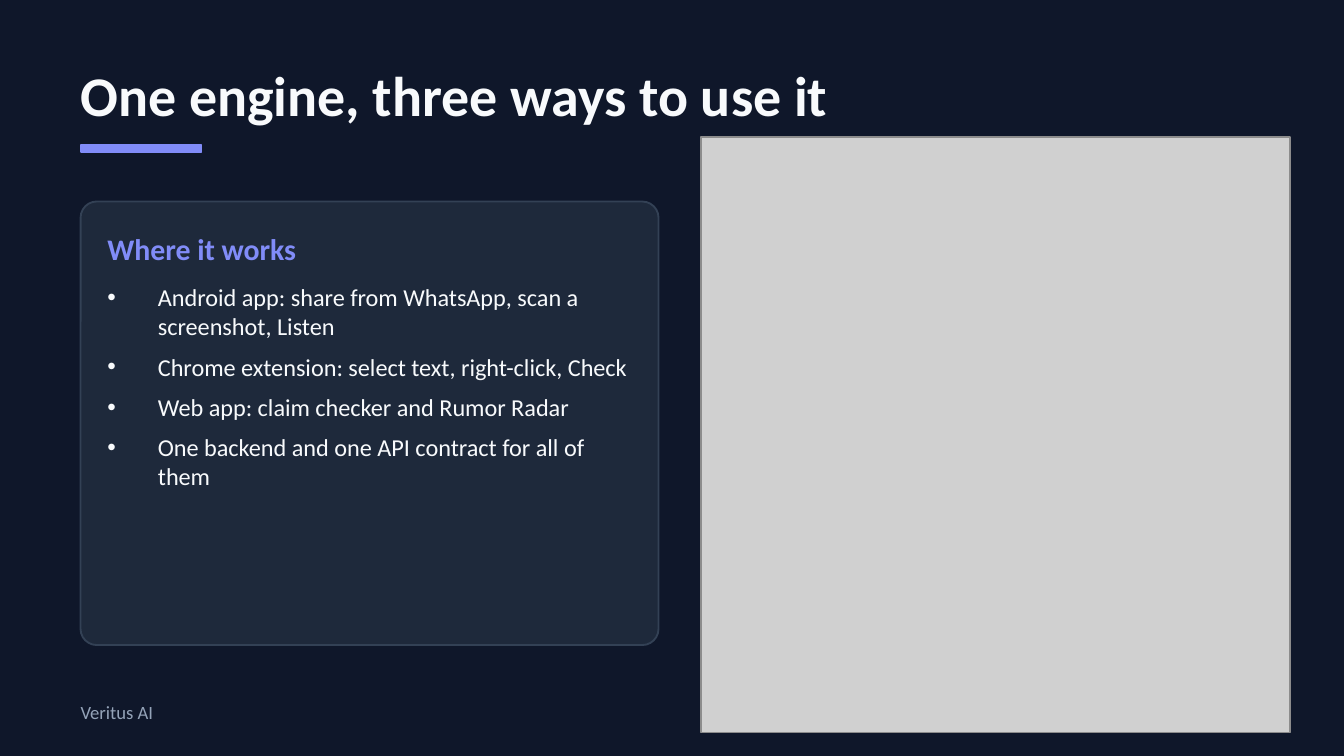
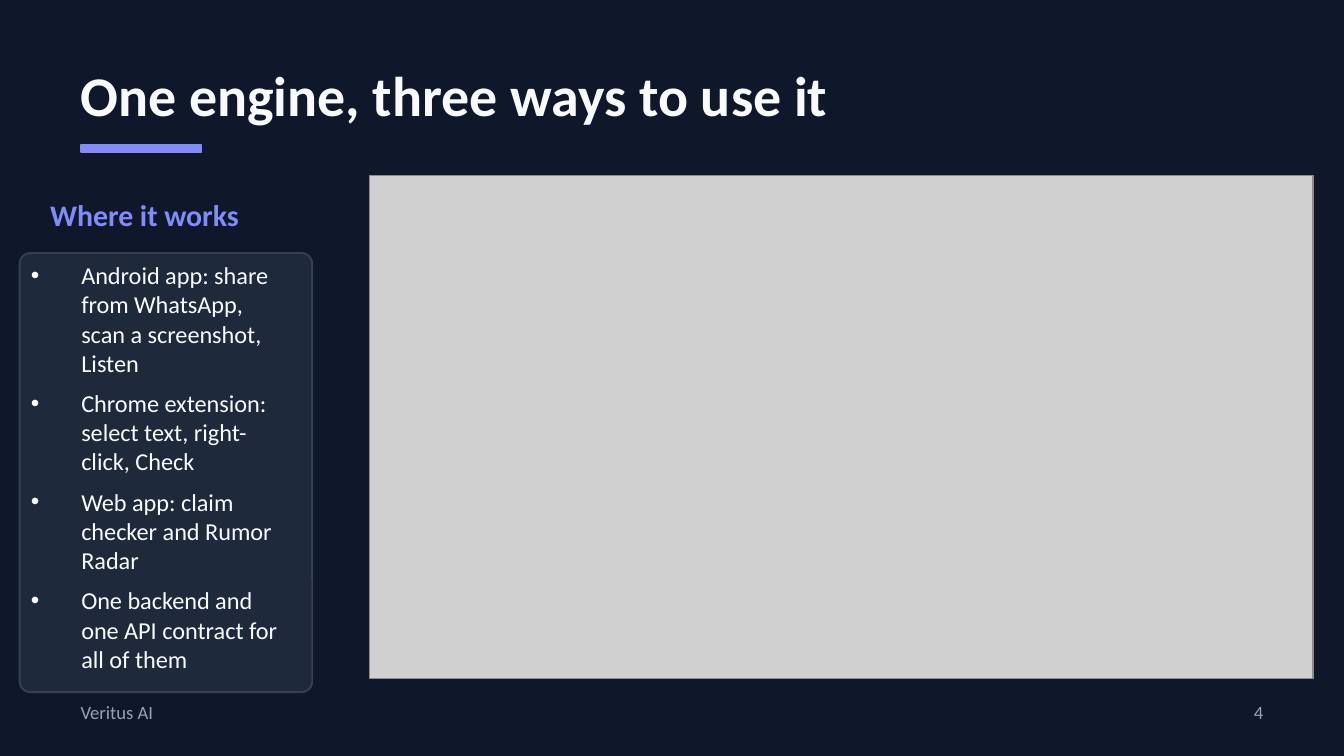
Before and after one commit to Ghunain43/Verirfi, a slide deck: slide 4 of docs/pitch-deck.pptx. Drawn at 1344x756 pixels with LibreOffice and Linux fonts; fonts in the diff are those of the drawing; grey boxes stand for pictures. Boxes give left, top, right and bottom in pixels: in the first picture for what was removed or moved away, otherwise in the second. Text is boxed around its words. In the diff, an @@ line names an element or a change of style, - is before the commit and + after.

```diff
--- a/docs/pitch-deck.pptx
+++ b/docs/pitch-deck.pptx
@@ picture: place and size @@
-picture at <box>702,137,1290,732</box>
+picture at <box>370,176,1313,679</box>
@@ text "Where it works": place and size @@
-text "Where it works" at <box>107,239,296,260</box>
+text "Where it works" at <box>50,205,238,227</box>
@@ rounded rectangle: place and size @@
-rounded rectangle at <box>81,202,659,645</box>
+rounded rectangle at <box>20,253,313,692</box>
@@ text "Android app: share from WhatsApp, ..." rewrapped from <box>158,289,627,485</box> to <box>81,267,277,668</box> @@
@@ text added at <box>1254,707,1263,719</box>, 10 pt, text #94A3B8 @@
+4
```
Also in this commit, not shown: 6 other files.
